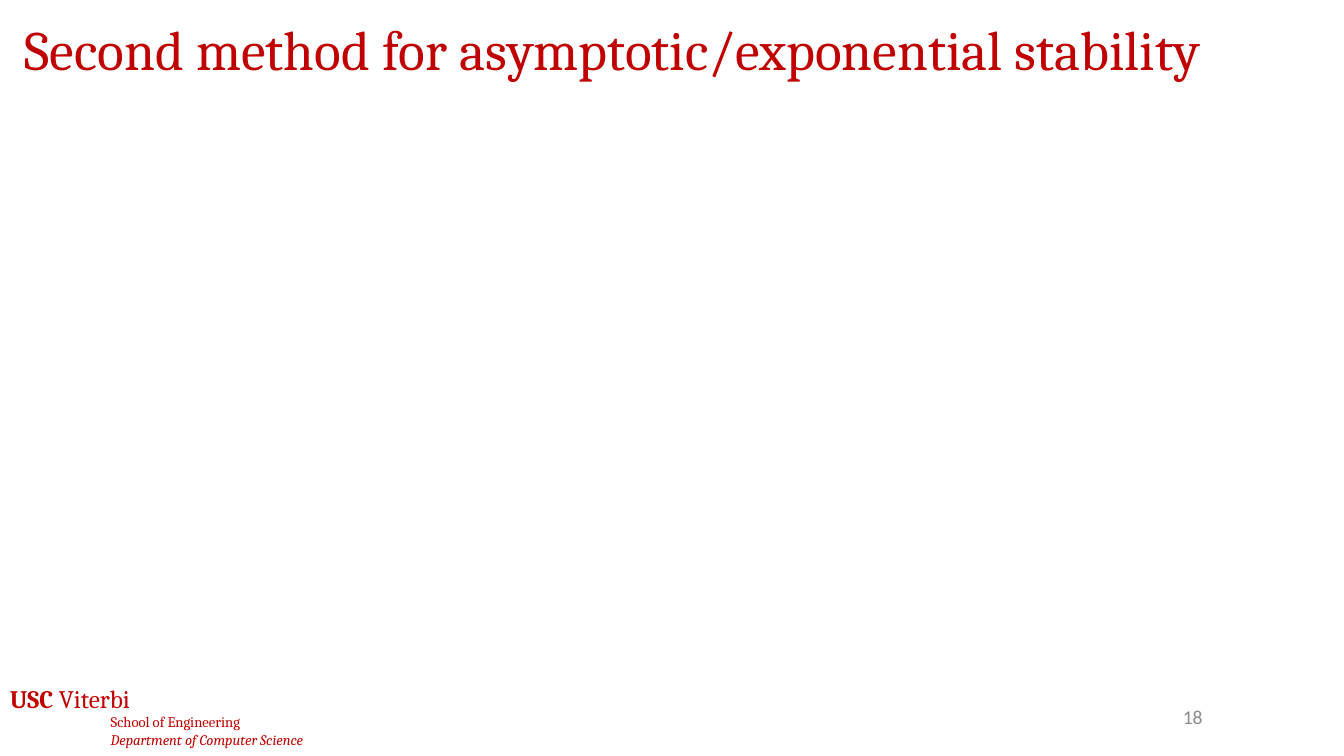
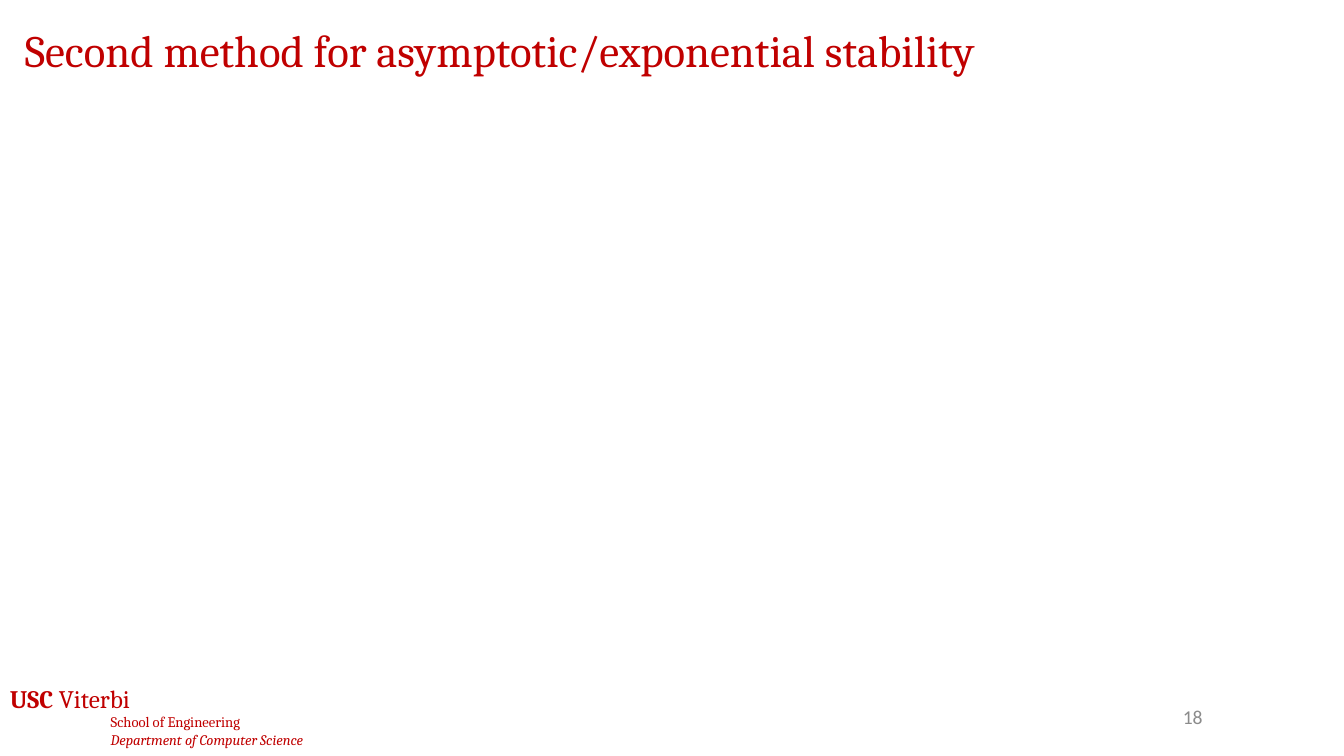
Before and after one commit to jdeshmukh/jdeshmukh.github.io, a slide deck: slide 18 of teaching/cs513-autocps-fall-2026/slides/4-Stability.pptx. Drawn at 1344x756 pixels with LibreOffice and Linux fonts; fonts in the diff are those of the drawing; grey boxes stand for pictures; background and template pictures are left out. Boxes give left, top, right and bottom in pixels: in the first picture for what was removed or moved away, otherwise in the second. Text is boxed around its words. In the diff, an @@ line names an element or a change of style, - is before the commit and + after.

```diff
--- a/teaching/cs513-autocps-fall-2026/slides/4-Stability.pptx
+++ b/teaching/cs513-autocps-fall-2026/slides/4-Stability.pptx
@@ title "Second method for asymptotic/exponential stability" at [25, 35, 975, 77]: size 39.6 to 32 pt @@
```
Also in this commit, not shown: 1 other slide changed, 3 other files.
